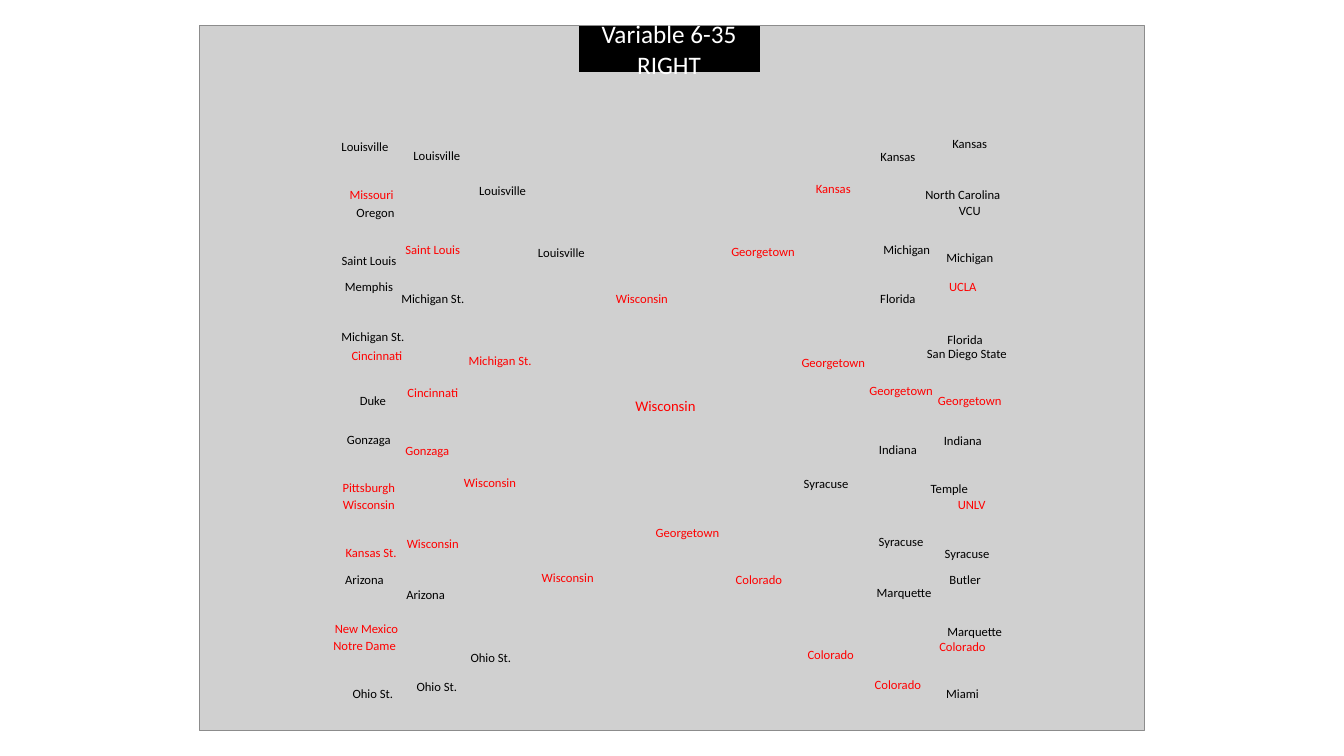
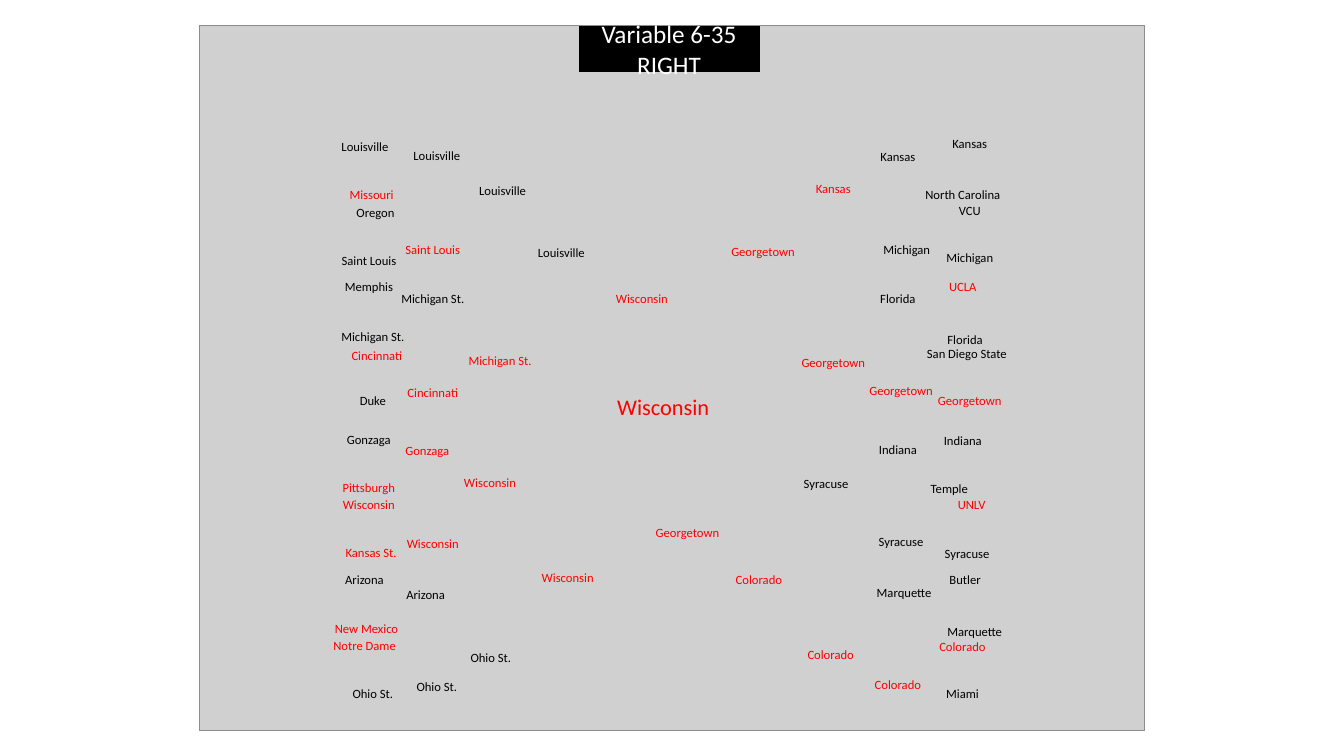
Before and after one commit to NicholasFrederick/March-Madness-Prediction, a slide deck: slide 5 of Brackets.pptx. Drawn at 1344x756 pixels with LibreOffice and Linux fonts; fonts in the diff are those of the drawing; grey boxes stand for pictures. Boxes give left, top, right and bottom in pixels: in the first picture for what was removed or moved away, otherwise in the second. Text is boxed around its words. In the diff, an @@ line names an element or a change of style, - is before the commit and + after.

```diff
--- a/Brackets.pptx
+++ b/Brackets.pptx
@@ text "Wisconsin": place and size @@
-text "Wisconsin" at (635, 401, 695, 411)
+text "Wisconsin" at (617, 399, 709, 415)
@@ text "Wisconsin" at (617, 399, 709, 415): size 10.5 to 16 pt @@
```
Also in this commit, not shown: 17 other slides changed, 4 slides added, 4 slides removed.
